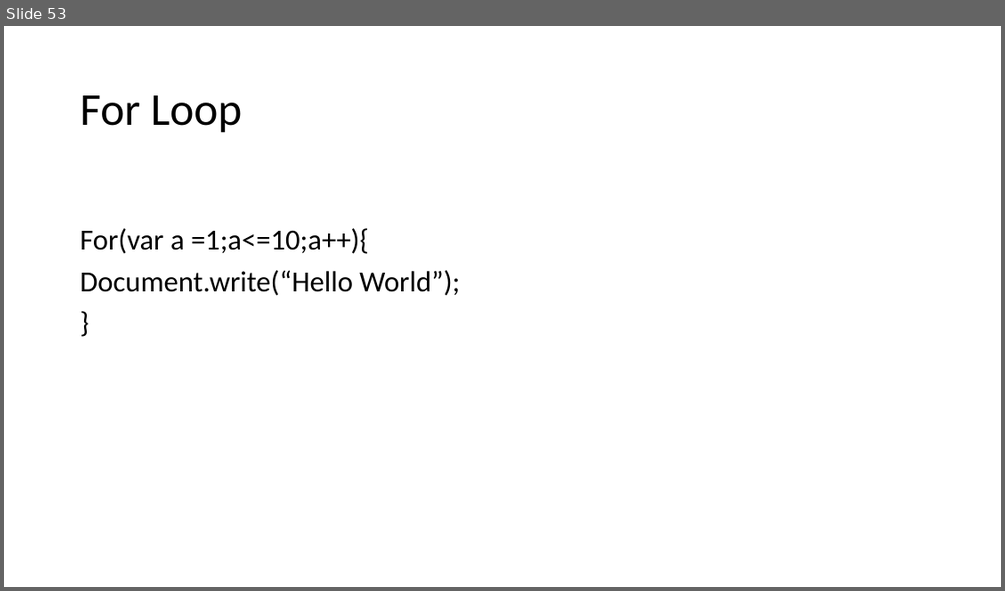
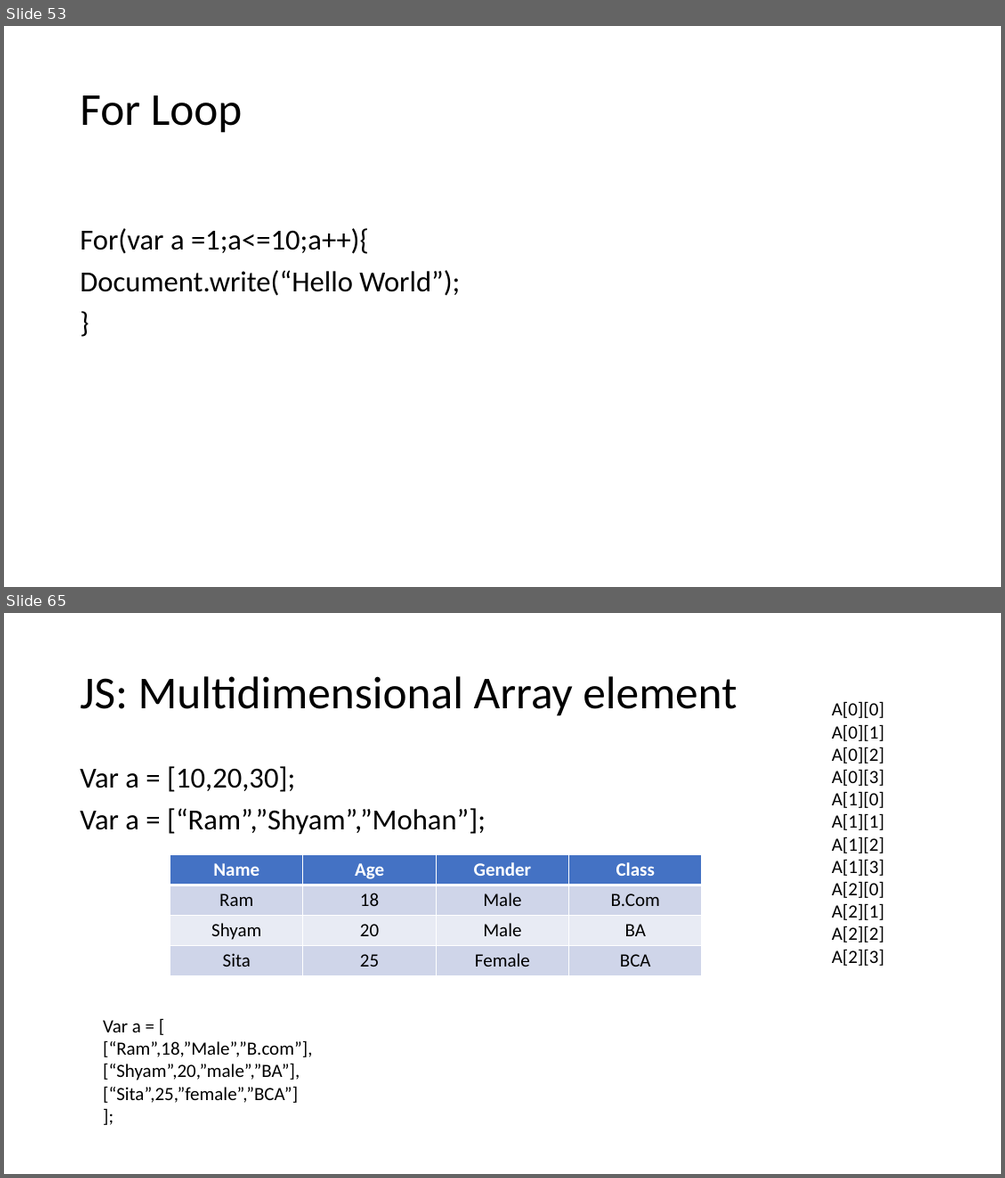
Before and after one commit to PiyushChaturvedii/Batch04, a slide deck: JavaScript.pptx. Shown one above the other, each under a label of ours: slide 53 before the commit, slides 53 and 65 after it; the slides between them are not shown. The pictures are 1005x591 and 1005x1178 pixels, drawn with LibreOffice and Linux fonts; fonts in the diff are those of the drawing. Boxes give left, top, right and bottom in pixels: in the first picture for what was removed or moved away, otherwise in the second. Text is boxed around its words. In the diff, an @@ line names an element or a change of style, - is before the commit and + after.

Commit message:
Array

```diff
--- a/JavaScript.pptx
+++ b/JavaScript.pptx
@@ slide 65 added at [4,613,1001,1174], background #FFFFFF @@
@@ title added at [80,676,736,716], 44 pt, text #000000 @@
+JS: Multidimensional Array element
@@ text added at [832,701,884,965], 18 pt, text #000000 @@
+A[0][0]
+A[0][1]
+A[0][2]
+A[0][3]
+A[1][0]
+A[1][1]
+A[1][2]
+A[1][3]
+A[2][0]
+A[2][1]
+A[2][2]
+A[2][3]
@@ text added at [80,766,485,835], 28 pt, text #000000 @@
+Var a = [10,20,30];
+Var a = [“Ram”,”Shyam”,”Mohan”];
@@ table added at [170,854,703,976], 4 rows, 4 columns @@
+Name | Age | Gender | Class
+Ram | 18 | Male | B.Com
+Shyam | 20 | Male | BA
+Sita | 25 | Female | BCA
@@ text added at [103,1020,312,1103], 18 pt, text #000000 @@
+Var a = [
+[“Ram”,18,”Male”,”B.com”],
+[“Shyam”,20,”male”,”BA”],
+[“Sita”,25,”female”,”BCA”]
+];
```
Also in this commit, not shown: 11 other slides added, 7 other files.
